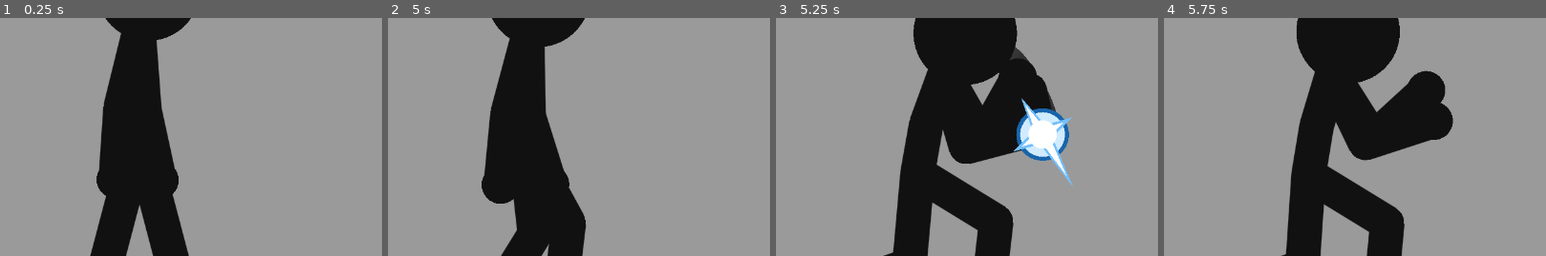
Above: before the commit, frames 1-4 (left to right).
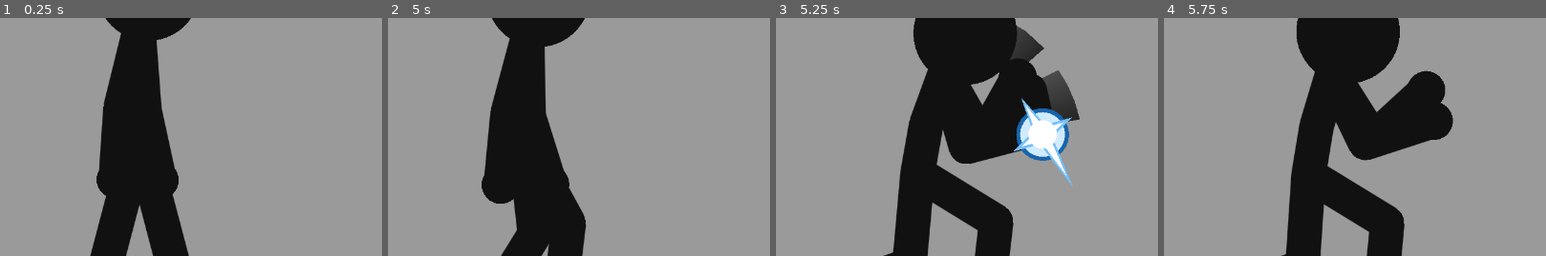
Above: after the commit, the same moments.

Repository: IzumiH2005/Testing
Game: Godot game, scene res://scenes/demo.tscn
The game is run twice, just before and just after one commit, with the same random seed, the same clock (stepped at 60 frames per second) and the same inputs. This scene is started directly instead of the project's main scene.
Inputs (mouse positions are % of the whole screen's width and height, from its top left):
- Up to frame 1 (0.25 s): no input
- Up to frame 2 (5 s): tap Enter at 0.5 s; drag from (50, 50) to (60, 28) at 0.52 s; drag from (30, 55) to (45, 70) at 1.27 s; move the mouse to (60, 28) at 2.02 s; hold Right 2.03-2.75 s; hold G 2.03-2.75 s; drag from (45, 70) to (20, 35) at 2.77 s; move the mouse to (80, 65) at 3.52 s; hold Left 3.53-4.25 s; hold Ctrl 3.53-4.25 s; tap Space at 3.77, 4.25 s; drag from (20, 35) to (35, 25) at 4.27 s
- Up to frame 3 (5.25 s): move the mouse to (55, 50) at 5.02 s; hold S from 5.03 s (still down); tap B at 5.1 s; click (55, 50) at 5.17 s
- Up to frame 4 (5.75 s): keep holding S
The pictures show only the part of the screen within x 29-79%, y 28-78%; the shares and areas given below are measured in that part.

Frames 1-2 are identical in both runs. In frame 3, 1.7% of the frame differs, in the area x 58-80%, y 3-44%; in frame 4, nothing differs.

Commit message:
Coup de poing de rue refait : élan, armé coude replié, traînée depuis le poing pendant le trajet
Le bras proche (visible) frappe ; la traînée part du devant du poing et ne
reste que deux images pendant l'arrêt ; une animation peut choisir les
membres qui laissent une traînée.

Co-Authored-By: Claude Opus 5.5 <noreply@anthropic.com>
Claude-Session: https://claude.ai/code/session_01JhXcjFCwfyugdZYqFhQ7S3

Diff:
--- a/stickfight/anims/coup_de_poing_rue.json
+++ b/stickfight/anims/coup_de_poing_rue.json
@@ -4,60 +4,7 @@
  "longueur": 64,
  "base": "garde_ouverte",
  "suivante": "garde_ouverte_idle",
- "decalage": {
-  "neck": 2,
-  "chest": 1,
-  "armN": 1,
-  "foreN": 2
- },
- "trainees": [
-  {
-   "articulation": "handF",
-   "coude": "elbowF",
-   "de": 27,
-   "a": 31
-  }
- ],
- "evenements": [
-  {
-   "f": 8,
-   "type": "poussiere",
-   "articulation": "ankleF",
-   "dir": 180,
-   "taille": 0.35
-  },
-  {
-   "f": 29,
-   "type": "contact"
-  },
-  {
-   "f": 29,
-   "type": "hitstop",
-   "n": 9,
-   "tremble": 1.2
-  },
-  {
-   "f": 29,
-   "type": "choc",
-   "articulation": "handF",
-   "dir": -10,
-   "taille": 1.1
-  },
-  {
-   "f": 29,
-   "type": "poussiere",
-   "articulation": "ankleN",
-   "dir": 0,
-   "taille": 0.9
-  },
-  {
-   "f": 47,
-   "type": "poussiere",
-   "articulation": "ankleF",
-   "dir": 0,
-   "taille": 0.5
-  }
- ],
+ "note": "Coup de poing de rue du bras arrière, refait selon BIBLE_ANIMATION.md (méthode B). Élan : le pied avant recule et le poids passe derrière (0-9). Armé : buste en arrière, coude derrière, avant-bras complètement replié, poing contre la tête ; le bras avant vise (13-20). Déclenchement (22). Trajet en deux images avec traînée calculée : la hanche part, le coude mène, le poing passe par-dessus (23-24). Contact (25) : pied arrière, bassin, épaule et poing alignés. Dépassement et pose emportée (29-34), le pied arrière passe devant (42-48), garde (64).",
  "cles": [
   {
    "f": 0,
@@ -77,336 +24,467 @@
     "foreN": 77.17,
     "armF": 47.2,
     "foreF": 127.66
-   },
-   "etire": {
-    "armF": 1.0
-   },
-   "ancre": false
-  },
-  {
-   "f": 8,
-   "nom": "poids derrière",
+   }
+  },
+  {
+   "f": 5,
+   "nom": "le pied avant recule",
+   "fixe": {
+    "x": -24,
+    "y": 70,
+    "root": -3,
+    "spineLow": 2,
+    "chest": 0,
+    "neck": 14,
+    "armN": -40,
+    "foreN": 120,
+    "armF": 68,
+    "foreF": 55
+   },
+   "vise": {
+    "legN": [
+     -30,
+     24
+    ],
+    "legF": [
+     -43,
+     9
+    ]
+   },
+   "courbe": "acc"
+  },
+  {
+   "f": 9,
+   "nom": "pied posé derrière, le coude part en arrière",
+   "fixe": {
+    "x": -64,
+    "y": 65,
+    "root": -10,
+    "spineLow": -4,
+    "chest": -7,
+    "neck": 20,
+    "armN": -80,
+    "foreN": 195,
+    "armF": 80,
+    "foreF": 20
+   },
+   "vise": {
+    "legN": [
+     -100,
+     14
+    ],
+    "legF": [
+     -43,
+     7.6
+    ]
+   },
+   "courbe": "dec"
+  },
+  {
+   "f": 13,
+   "nom": "armé : coude derrière, avant-bras replié",
+   "fixe": {
+    "x": -70,
+    "y": 64,
+    "root": -13,
+    "spineLow": -5,
+    "chest": -8,
+    "neck": 22,
+    "armN": -88,
+    "foreN": 205,
+    "armF": 76,
+    "foreF": 12
+   },
+   "vise": {
+    "legN": [
+     -100,
+     14
+    ],
+    "legF": [
+     -43,
+     7.6
+    ]
+   },
+   "courbe": "dec"
+  },
+  {
+   "f": 20,
+   "nom": "armé tenu, il se ramasse encore",
+   "fixe": {
+    "x": -72,
+    "y": 63,
+    "root": -15,
+    "spineLow": -6,
+    "chest": -9,
+    "neck": 23,
+    "armN": -90,
+    "foreN": 208,
+    "armF": 78,
+    "foreF": 10
+   },
+   "vise": {
+    "legN": [
+     -100,
+     14
+    ],
+    "legF": [
+     -43,
+     7.6
+    ]
+   },
+   "courbe": "acc"
+  },
+  {
+   "f": 22,
+   "nom": "déclenchement",
+   "fixe": {
+    "x": -69,
+    "y": 62,
+    "root": -9,
+    "spineLow": -4,
+    "chest": -8,
+    "neck": 18,
+    "armN": -100,
+    "foreN": 210,
+    "armF": 65,
+    "foreF": 40
+   },
+   "vise": {
+    "legN": [
+     -100,
+     15
+    ],
+    "legF": [
+     -43,
+     7.6
+    ]
+   },
+   "courbe": "lin"
+  },
+  {
+   "f": 23,
+   "nom": "poussée : la hanche part, le coude mène",
+   "fixe": {
+    "x": -40,
+    "y": 62,
+    "root": 8,
+    "spineLow": 2,
+    "chest": 0,
+    "neck": 8,
+    "armN": -30,
+    "foreN": 178,
+    "armF": 45,
+    "foreF": 105
+   },
+   "vise": {
+    "legN": [
+     -90,
+     17
+    ],
+    "legF": [
+     -18,
+     20
+    ]
+   },
+   "courbe": "lin"
+  },
+  {
+   "f": 24,
+   "nom": "le poing passe par-dessus",
    "fixe": {
     "x": -6,
-    "y": 70.6,
-    "root": -2,
-    "spineLow": 3,
-    "chest": 2,
-    "neck": 13,
-    "thighN": 57.1,
-    "shinN": 57.9,
-    "thighF": -2.1,
-    "shinF": 65.2,
-    "armN": 60.9,
-    "foreN": 75.6,
-    "armF": -21.8,
-    "foreF": 184.66
-   },
-   "etire": {
-    "armF": 0.95
-   },
-   "ancre": false,
-   "courbe": "auto"
-  },
-  {
-   "f": 16,
-   "nom": "armé",
-   "fixe": {
-    "x": -12,
-    "y": 68.6,
-    "root": -9,
-    "spineLow": -3,
-    "chest": -5,
-    "neck": 19,
-    "thighN": 52.7,
-    "shinN": 53.4,
-    "thighF": -3.6,
-    "shinF": 67.3,
-    "armN": 59.1,
-    "foreN": 46.4,
-    "armF": -101,
-    "foreF": 276
-   },
-   "etire": {
-    "armF": 0.95
-   },
-   "ancre": false,
-   "courbe": "dec"
-  },
-  {
-   "f": 22,
-   "nom": "tension",
-   "fixe": {
-    "x": -14,
-    "y": 68.0,
-    "root": -11,
-    "spineLow": -4,
-    "chest": -6,
-    "neck": 21,
-    "thighN": 51.1,
-    "shinN": 51.4,
-    "thighF": -2.5,
-    "shinF": 70.9,
-    "armN": 62.2,
-    "foreN": 34.9,
-    "armF": -109,
-    "foreF": 284
-   },
-   "etire": {
-    "armF": 0.97
-   },
-   "ancre": false,
-   "courbe": "acc-dec"
-  },
-  {
-   "f": 24,
-   "nom": "coude tombe",
-   "fixe": {
-    "x": -11,
-    "y": 68.3,
-    "root": -7,
-    "spineLow": -2,
-    "chest": -4,
-    "neck": 16,
-    "thighN": 55.4,
-    "shinN": 55.9,
-    "thighF": -2.7,
-    "shinF": 66.7,
-    "armN": 52.7,
-    "foreN": 62.9,
-    "armF": -48,
-    "foreF": 265
-   },
-   "etire": {
-    "armF": 1.0
-   },
-   "ancre": false,
-   "courbe": "acc"
-  },
-  {
-   "f": 25,
-   "nom": "départ",
-   "fixe": {
-    "x": -4,
-    "y": 69.0,
-    "root": 2,
-    "spineLow": 1,
-    "chest": -1,
-    "neck": 8,
-    "thighN": 71.8,
-    "shinN": 64.8,
-    "thighF": -1.2,
-    "shinF": 61.4,
-    "armN": 27.2,
-    "foreN": 121.6,
-    "armF": -13,
-    "foreF": 140
-   },
-   "etire": {
-    "armF": 1.0
-   },
-   "ancre": false,
+    "y": 62,
+    "root": 22,
+    "spineLow": 6,
+    "chest": 3,
+    "neck": 0,
+    "armN": 50,
+    "foreN": 95,
+    "armF": 25,
+    "foreF": 138
+   },
+   "vise": {
+    "legN": [
+     -70,
+     17
+    ],
+    "legF": [
+     20,
+     16
+    ]
+   },
    "courbe": "lin"
   },
   {
-   "f": 26,
-   "nom": "sortie",
-   "fixe": {
-    "x": 4,
-    "y": 68.4,
-    "root": 9,
-    "spineLow": 4,
-    "chest": 1,
-    "neck": 2,
-    "thighN": 79.4,
-    "shinN": 62.9,
-    "thighF": -2.9,
-    "shinF": 55.3,
-    "armN": 19.3,
-    "foreN": 138.6,
-    "armF": 49,
-    "foreF": 90
-   },
-   "etire": {
-    "armF": 1.0
-   },
-   "ancre": false,
-   "courbe": "lin"
-  },
-  {
-   "f": 27,
-   "nom": "montée",
-   "fixe": {
-    "x": 10,
-    "y": 67.5,
-    "root": 14,
-    "spineLow": 6,
-    "chest": 2,
-    "neck": -2,
-    "thighN": 82.4,
-    "shinN": 58.8,
-    "thighF": -4.2,
-    "shinF": 51.6,
-    "armN": 16.3,
-    "foreN": 143.8,
-    "armF": 87,
-    "foreF": 50
-   },
-   "etire": {
-    "armF": 1.0
-   },
-   "ancre": false,
-   "courbe": "lin"
-  },
-  {
-   "f": 29,
+   "f": 25,
    "nom": "contact",
    "fixe": {
-    "x": 19,
-    "y": 65.5,
-    "root": 22,
-    "spineLow": 7,
-    "chest": 2,
-    "neck": -6,
-    "thighN": 88.9,
-    "shinN": 62.3,
-    "thighF": -7.5,
-    "shinF": 42.7,
-    "armN": 16.9,
-    "foreN": 150.0,
-    "armF": 129,
-    "foreF": 6
-   },
-   "etire": {
-    "armF": 1.0
-   },
-   "ancre": false,
-   "courbe": "dec"
-  },
-  {
-   "f": 34,
-   "nom": "trop loin",
-   "fixe": {
-    "x": 29,
-    "y": 61.5,
-    "root": 30,
+    "x": 30,
+    "y": 60,
+    "root": 36,
     "spineLow": 8,
     "chest": 4,
-    "neck": -4,
-    "thighN": 102.0,
-    "shinN": 82.8,
-    "thighF": -6.3,
-    "shinF": 40.7,
-    "armN": -30.0,
-    "foreN": 102.7,
-    "armF": 124,
-    "foreF": 5
-   },
-   "etire": {
-    "armF": 1.0
-   },
-   "ancre": false,
-   "courbe": "dec"
-  },
-  {
-   "f": 41,
-   "nom": "rattrapé",
-   "fixe": {
-    "x": 33,
-    "y": 64.5,
-    "root": 22,
+    "neck": -6,
+    "armF": 15,
+    "foreF": 148
+   },
+   "vise": {
+    "armN": [
+     126,
+     130
+    ],
+    "legF": [
+     45,
+     7.6
+    ],
+    "legN": [
+     -38,
+     14
+    ]
+   },
+   "courbe": "dec"
+  },
+  {
+   "f": 29,
+   "nom": "dépassement",
+   "fixe": {
+    "x": 37,
+    "y": 58,
+    "root": 44,
+    "spineLow": 10,
+    "chest": 6,
+    "neck": -2,
+    "armN": 110,
+    "foreN": 6,
+    "armF": 8,
+    "foreF": 140
+   },
+   "vise": {
+    "legF": [
+     45,
+     7.6
+    ],
+    "legN": [
+     -30,
+     22
+    ]
+   },
+   "courbe": "dec"
+  },
+  {
+   "f": 34,
+   "nom": "emporté",
+   "fixe": {
+    "x": 40,
+    "y": 59,
+    "root": 42,
+    "spineLow": 10,
+    "chest": 7,
+    "neck": 0,
+    "armN": 100,
+    "foreN": 20,
+    "armF": 5,
+    "foreF": 130
+   },
+   "vise": {
+    "legF": [
+     45,
+     7.6
+    ],
+    "legN": [
+     -22,
+     30
+    ]
+   },
+   "courbe": "dec"
+  },
+  {
+   "f": 42,
+   "nom": "rattrapé, le pied arrière passe",
+   "fixe": {
+    "x": 42,
+    "y": 63,
+    "root": 30,
     "spineLow": 9,
+    "chest": 8,
+    "neck": 3,
+    "armN": 75,
+    "foreN": 70,
+    "armF": 25,
+    "foreF": 120
+   },
+   "vise": {
+    "legF": [
+     45,
+     7.6
+    ],
+    "legN": [
+     30,
+     30
+    ]
+   },
+   "courbe": "acc-dec"
+  },
+  {
+   "f": 48,
+   "nom": "pied posé devant",
+   "fixe": {
+    "x": 44,
+    "y": 67,
+    "root": 14,
+    "spineLow": 8,
     "chest": 7,
-    "neck": 2,
-    "thighN": 88.6,
-    "shinN": 81.2,
-    "thighF": 7.6,
-    "shinF": 77.2,
-    "armN": -11.3,
-    "foreN": 132.4,
-    "armF": 96,
-    "foreF": 52
-   },
-   "etire": {
-    "armF": 1.0
-   },
-   "ancre": false,
-   "courbe": "acc-dec"
-  },
-  {
-   "f": 47,
-   "nom": "pied ramené",
-   "fixe": {
-    "x": 31,
-    "y": 70.4,
-    "root": 7,
-    "spineLow": 7,
-    "chest": 6,
-    "neck": 9,
-    "thighN": 65.8,
-    "shinN": 67.0,
-    "thighF": 0.7,
-    "shinF": 64.4,
-    "armN": 54.0,
-    "foreN": 105.0,
-    "armF": 44.2,
-    "foreF": 147.66
-   },
-   "etire": {
-    "armF": 1.0
-   },
-   "ancre": false,
-   "courbe": "dec"
-  },
-  {
-   "f": 54,
-   "nom": "tassé",
-   "fixe": {
-    "x": 30.0,
-    "y": 71.4,
-    "root": 4,
+    "neck": 7,
+    "armN": 62,
+    "foreN": 85,
+    "armF": 40,
+    "foreF": 125
+   },
+   "vise": {
+    "legF": [
+     45,
+     7.6
+    ],
+    "legN": [
+     75,
+     7.6
+    ]
+   },
+   "courbe": "dec"
+  },
+  {
+   "f": 56,
+   "nom": "l'autre pied recule",
+   "fixe": {
+    "x": 45,
+    "y": 71,
+    "root": 5,
     "spineLow": 8,
     "chest": 8,
-    "neck": 11,
-    "thighN": 61.5,
-    "shinN": 63.5,
-    "thighF": -1.4,
-    "shinF": 64.0,
-    "armN": 65.29,
-    "foreN": 74.17,
-    "armF": 52.2,
-    "foreF": 122.66
-   },
-   "etire": {
-    "armF": 1.0
-   },
-   "ancre": false,
+    "neck": 10,
+    "armN": 62,
+    "foreN": 78,
+    "armF": 46,
+    "foreF": 127
+   },
+   "vise": {
+    "legF": [
+     2,
+     15.8
+    ],
+    "legN": [
+     75.1,
+     7.6
+    ]
+   },
    "courbe": "acc-dec"
   },
   {
    "f": 64,
    "nom": "garde",
    "fixe": {
-    "x": 30.0,
+    "x": 45,
     "y": 72.13,
     "root": 3,
     "spineLow": 7,
     "chest": 7,
     "neck": 10,
-    "thighN": 59.31,
-    "shinN": 61.79,
-    "thighF": -2.82,
-    "shinF": 62.5,
     "armN": 62.29,
     "foreN": 77.17,
     "armF": 47.2,
     "foreF": 127.66
    },
-   "etire": {
-    "armF": 1.0
-   },
-   "ancre": false,
+   "vise": {
+    "legF": [
+     1.8,
+     15.8
+    ],
+    "legN": [
+     75.1,
+     7.6
+    ]
+   },
    "courbe": "acc-dec"
   }
- ]
+ ],
+ "evenements": [
+  {
+   "f": 25,
+   "type": "contact"
+  },
+  {
+   "f": 25,
+   "type": "hitstop",
+   "n": 5
+  },
+  {
+   "f": 25,
+   "type": "secousse",
+   "mode": "coup",
+   "amp": 0.07,
+   "n": 10
+  },
+  {
+   "f": 25,
+   "type": "impact",
+   "forme": "etoile",
+   "articulation": "handN",
+   "dec": [
+    6,
+    0
+   ]
+  },
+  {
+   "f": 25,
+   "type": "impact",
+   "forme": "bouffee",
+   "articulation": "handN",
+   "dir": 10,
+   "dec": [
+    40,
+    0
+   ]
+  },
+  {
+   "f": 9,
+   "type": "poussiere",
+   "articulation": "ankleN",
+   "dir": 180,
+   "taille": 0.4
+  },
+  {
+   "f": 25,
+   "type": "poussiere",
+   "articulation": "ankleF",
+   "dir": 0,
+   "taille": 0.8
+  },
+  {
+   "f": 25,
+   "type": "poussiere",
+   "articulation": "ankleN",
+   "dir": 180,
+   "taille": 0.4
+  },
+  {
+   "f": 48,
+   "type": "poussiere",
+   "articulation": "ankleN",
+   "dir": 0,
+   "taille": 0.4
+  }
+ ],
+ "filtres": {
+  "fantomes": false,
+  "membres": [
+   "handN"
+  ],
+  "seuil_trainee": 18
+ },
+ "decalage": {
+  "neck": 2,
+  "chest": 1,
+  "armF": 1,
+  "foreF": 2
+ }
 }
--- a/stickfight/scripts/combat.gd
+++ b/stickfight/scripts/combat.gd
@@ -44,7 +44,7 @@
 ## Images écoulées depuis le début de l'arrêt sur image en cours.
 var hitstop_age := 0
 ## Pendant un arrêt, la traînée reste quelques images, les fantômes moins.
-const TRAINEE_ARRET := 5
+const TRAINEE_ARRET := 2
 const FANTOMES_ARRET := 2
 ## Secousses de caméra en cours : [{mode, amp, n, age, pas, decroissance}].
 var secousses: Array = []
--- a/stickfight/scripts/filtres.gd
+++ b/stickfight/scripts/filtres.gd
@@ -10,7 +10,7 @@
 ##   fantomes    copies pâles du corps quand tout le corps va vite (§ 10.4)
 ##   poussiere   petits dômes laissés au sol par un pied qui glisse (§ 10.10)
 ## Une animation peut les régler ou les couper :
-##   "filtres": {"trainee": false, "seuil_trainee": 20, "etirement": false,
+##   "filtres": {"trainee": false, "seuil_trainee": 20, "membres": ["handF"], "etirement": false,
 ##               "fantomes": false, "poussiere": false}
 ##
 ## Par événement (dans "evenements", voir Combat) :
@@ -35,7 +35,8 @@
 const AUTO := {
 	"trainee": true,
 	"seuil_trainee": 13.0,   # l'extrémité doit avancer d'au moins ça en une image
-	"duree_trainee": 4,      # nombre d'images que couvre le ruban
+	"duree_trainee": 3,      # nombre d'images que couvre le ruban
+	"membres": [],           # extrémités qui peuvent laisser une traînée (vide = toutes) : handN, handF, toeN, toeF
 	"etirement": true,
 	"seuil_etirement": 22.0,
 	"etirement_max": 0.3,    # bras jusqu'à 1,3 fois sa longueur
@@ -71,13 +72,14 @@
 	var sols := poses.map(func(p): return StickRig.solve(p))
 	var w: float = sols[0].style.stroke
 	var sol_g: float = sols[0].style.stroke * 2.0
+	var membres: Array = reglage(anim, "membres")
 	for tip in TIPS:
-		if not sols[0].joints.has(tip):
+		if not sols[0].joints.has(tip) or (not membres.is_empty() and not tip in membres):
 			continue
 		# Un pied qui avance au ras du sol (un pas) ne laisse pas de traînée.
 		if tip.begins_with("toe") and sols[0].joints[tip].y < sol_g:
 			continue
-		var pts: Array = [sols[0].joints[tip]]
+		var pts: Array = [_bout(sols[0], tip)]
 		var ages: Array = [0.0]
 		for k in n:
 			var a: Dictionary = poses[k + 1]
@@ -93,11 +95,24 @@
 			for j in range(1, m + 1):
 				var u := float(j) / m
 				var q := StickRig.lerp_pose(b, a, u)
-				pts.append(StickRig.solve(q).joints[tip])
+				pts.append(_bout(StickRig.solve(q), tip))
 				ages.append(k + u)
 		if pts.size() >= 3:
-			out.append({"proche": TIPS[tip].proche, "points": pts, "ages": ages, "duree": float(n), "largeur": w})
+			# Le ruban a la largeur du poing (ou du trait pour un pied).
+			var lg: float = 2.0 * float(sols[0].style.hand) if tip.begins_with("hand") else w
+			out.append({"proche": TIPS[tip].proche, "points": pts, "ages": ages, "duree": float(n), "largeur": lg})
 	return out
+
+
+## Bout du membre : le devant du poing (dans le prolongement de l'avant-bras),
+## pas le poignet ; la pointe du pied.
+static func _bout(sol: Dictionary, tip: String) -> Vector2:
+	var J: Dictionary = sol.joints
+	if tip.begins_with("hand"):
+		var side := tip.substr(4)
+		var d: Vector2 = (J[tip] - J["elbow" + side]).normalized()
+		return J[tip] + d * float(sol.style.hand)
+	return J[tip]
 
 
 ## Étirement du membre qui se détend vite : renvoie la pose à dessiner.
